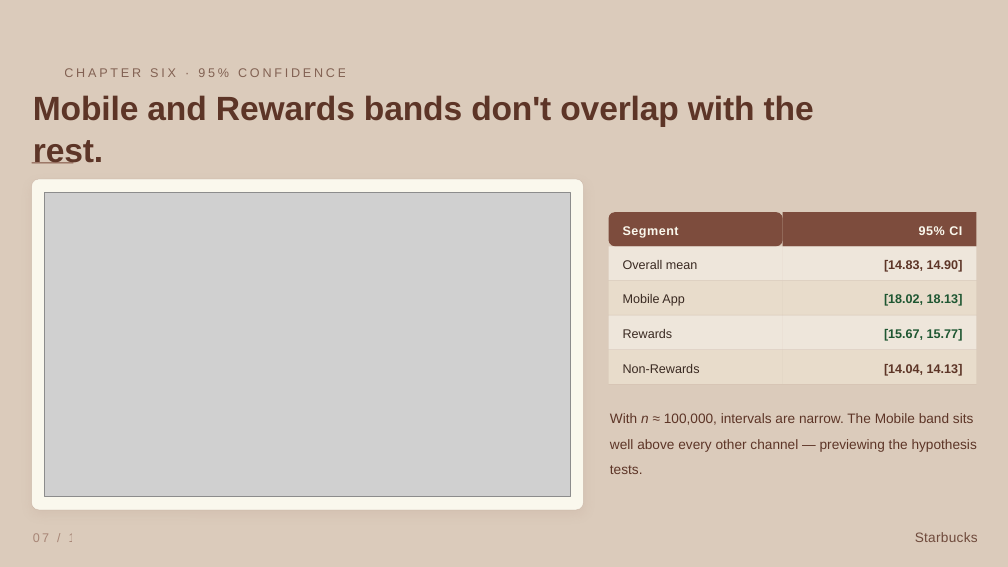
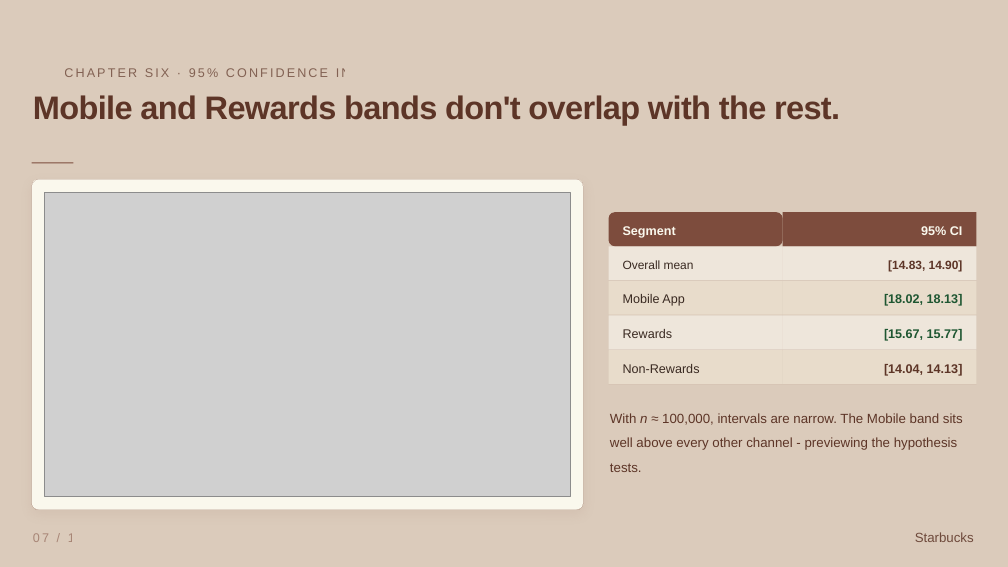
Before and after one commit to NamanSudan/data202-starbucks-analysis, a slide deck: slide 7 of presentation/final-presentation/final-presentation.pptx. Drawn at 1008x567 pixels with LibreOffice and Linux fonts; fonts in the diff are those of the drawing; grey boxes stand for pictures. Boxes give left, top, right and bottom in pixels: in the first picture for what was removed or moved away, otherwise in the second. Text is boxed around its words. In the diff, an @@ line names an element or a change of style, - is before the commit and + after.

```diff
--- a/presentation/final-presentation/final-presentation.pptx
+++ b/presentation/final-presentation/final-presentation.pptx
@@ text "Mobile and Rewards bands don't ..." at (33, 95, 840, 125): size 48 to 46.6 pt, letter spacing -0.2 to -1 pt @@
@@ text "CHAPTER SIX · 95% CONFIDENCE ..." at (718, 413, 767, 423): letter spacing 4 to 3 pt @@
@@ text "Segment" at (623, 226, 676, 238): letter spacing 0.7 to 0 pt @@
@@ text "95% CI" at (921, 226, 963, 235): letter spacing 0.7 to 0 pt @@
@@ text "Overall mean" at (623, 260, 694, 269): size 18 to 17.1 pt @@
@@ text "[14.83, 14.90]" at (888, 260, 963, 271): size 18 to 17.1 pt @@
@@ text at (610, 413, 963, 472): text changed; size 19.5 to 19 pt @@
-With n ≈ 100,000, intervals are narrow. The Mobile band sits well above every other channel — previewing the hypothesis tests.
+With n ≈ 100,000, intervals are narrow. The Mobile band sits well above every other channel - previewing the hypothesis tests.
@@ text "07 / 16" at (33, 533, 84, 542): letter spacing 3.2 to 3 pt @@
@@ text "Starbucks" at (915, 532, 974, 542): size 19.5 to 19 pt, letter spacing 0.4 to 0 pt @@
```
Also in this commit, not shown: 15 other slides changed, 2 other files.
